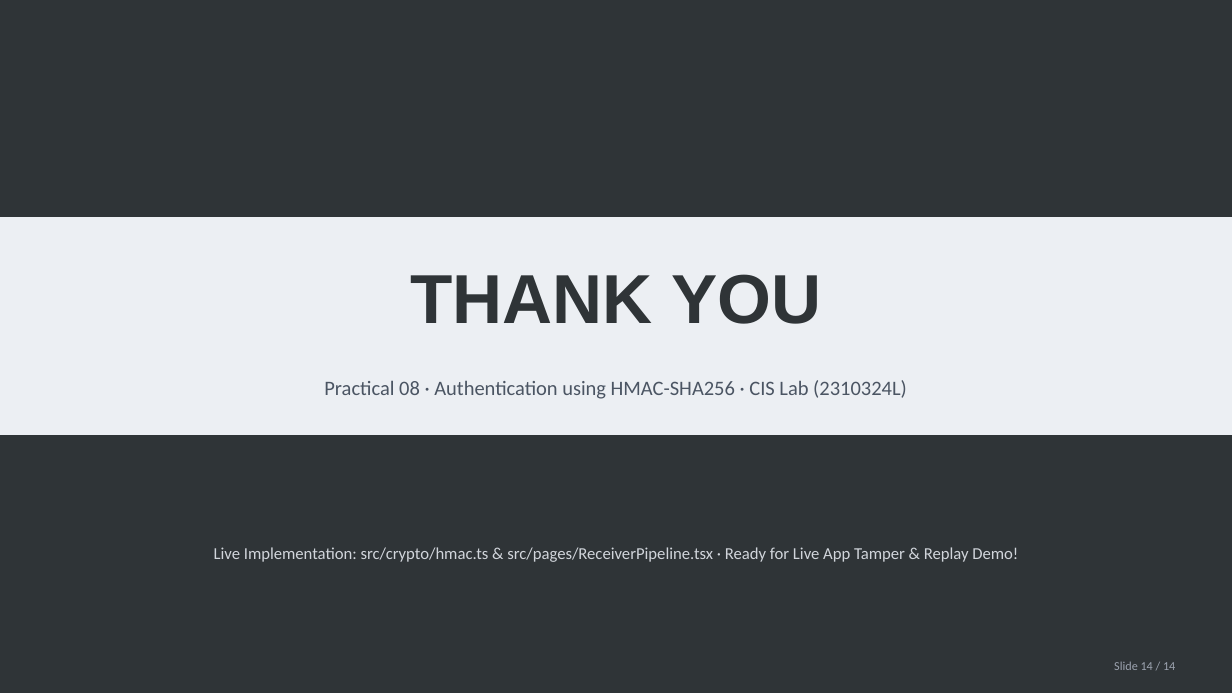
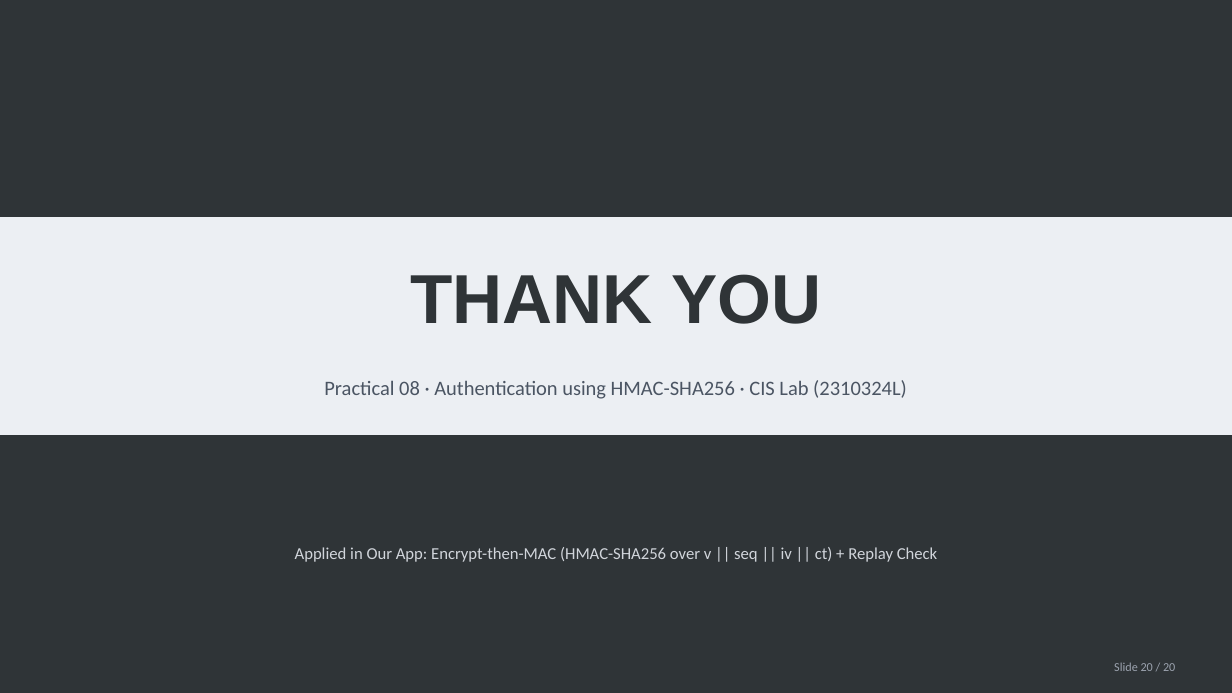
Before and after one commit to debugonaut/cis-2310324l-secure-messaging, a slide deck: slide 20 of docs/Practical_08_HMAC_SHA256.pptx (slide 14 before the commit). Drawn at 1232x693 pixels with LibreOffice and Linux fonts; fonts in the diff are those of the drawing. Boxes give left, top, right and bottom in pixels: in the first picture for what was removed or moved away, otherwise in the second. Text is boxed around its words. In the diff, an @@ line names an element or a change of style, - is before the commit and + after.

Commit message:
docs: simplify Practical 03 AES PPTX (Trouble-Free style) & build Practical 08 HMAC PPTX from video screenshots

```diff
--- a/docs/Practical_08_HMAC_SHA256.pptx
+++ b/docs/Practical_08_HMAC_SHA256.pptx
@@ text at [295, 547, 937, 562]: text changed @@
-Live Implementation: src/crypto/hmac.ts & src/pages/ReceiverPipeline.tsx · Ready for Live App Tamper & Replay Demo!
+Applied in Our App: Encrypt-then-MAC (HMAC-SHA256 over v || seq || iv || ct) + Replay Check
@@ text at [1114, 662, 1175, 671]: text changed @@
-Slide 14 / 14
+Slide 20 / 20
```
Also in this commit, not shown: 1 other slide changed, 18 slides added, 12 slides removed, 30 other files.
